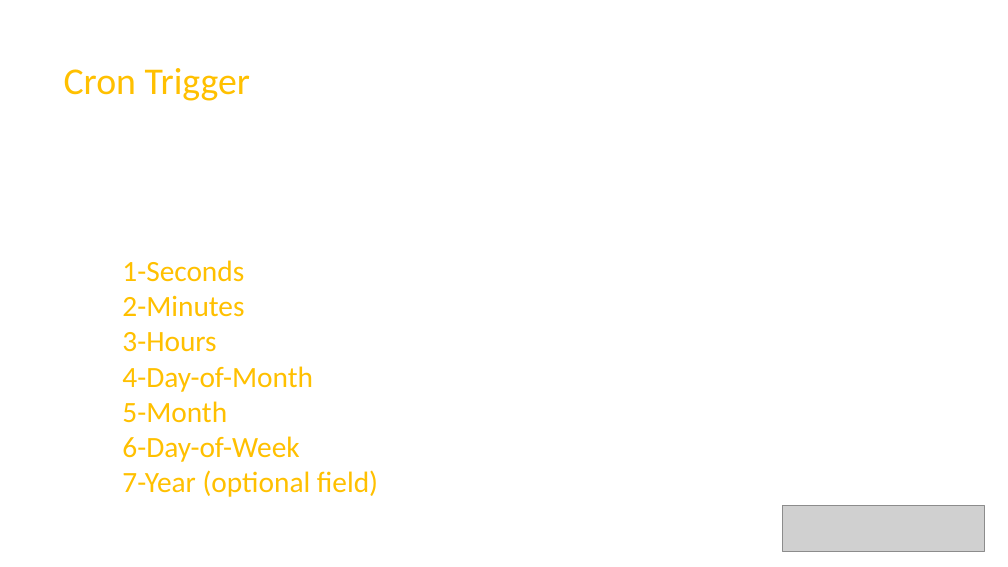
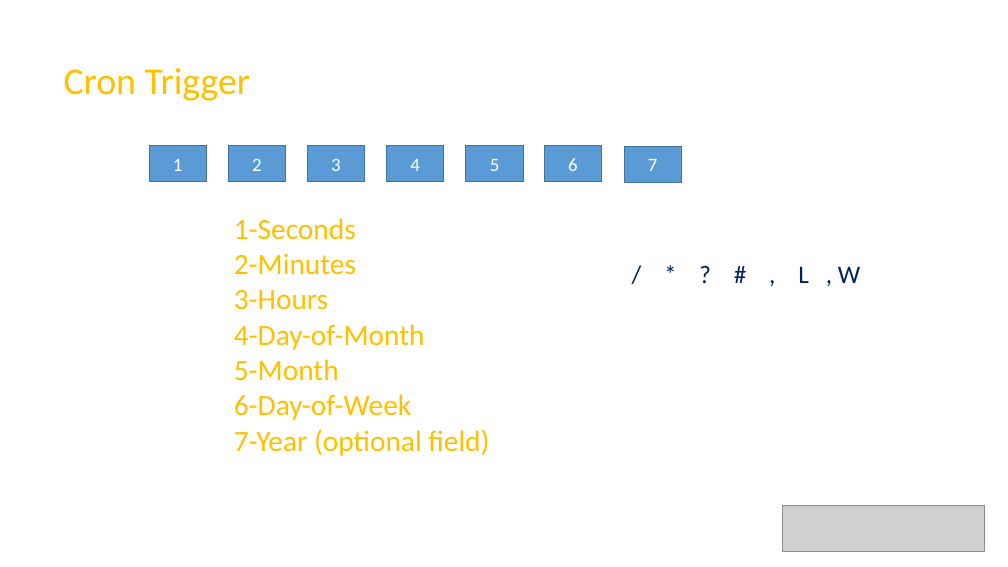
Before and after one commit to chrzha/quartzdemo, a slide deck: slide 11 of src/quartz.pptx. Drawn at 1008x567 pixels with LibreOffice and Linux fonts; fonts in the diff are those of the drawing; grey boxes stand for pictures. Boxes give left, top, right and bottom in pixels: in the first picture for what was removed or moved away, otherwise in the second. Text is boxed around its words. In the diff, an @@ line names an element or a change of style, - is before the commit and + after.

```diff
--- a/src/quartz.pptx
+++ b/src/quartz.pptx
@@ rectangle added at <box>149,146,206,182</box>, fill #5B9BD5, outline #43739E 1 pt, 18 pt, text #FFFFFF @@
+1
@@ rectangle added at <box>228,146,286,182</box>, fill #5B9BD5, outline #43739E 1 pt, 18 pt, text #FFFFFF @@
+2
@@ rectangle added at <box>307,146,364,182</box>, fill #5B9BD5, outline #43739E 1 pt, 18 pt, text #FFFFFF @@
+3
@@ rectangle added at <box>386,146,444,182</box>, fill #5B9BD5, outline #43739E 1 pt, 18 pt, text #FFFFFF @@
+4
@@ rectangle added at <box>466,146,523,182</box>, fill #5B9BD5, outline #43739E 1 pt, 18 pt, text #FFFFFF @@
+5
@@ rectangle added at <box>544,146,602,182</box>, fill #5B9BD5, outline #43739E 1 pt, 18 pt, text #FFFFFF @@
+6
@@ rectangle added at <box>625,146,682,182</box>, fill #5B9BD5, outline #43739E 1 pt, 18 pt, text #FFFFFF @@
+7
@@ text "1-Seconds": place and size @@
-text "1-Seconds" at <box>122,260,378,497</box>
+text "1-Seconds" at <box>234,218,489,456</box>
@@ text added at <box>798,266,860,283</box>, 24 pt, text #002060 @@
+/ * ? # , L , W
```
Also in this commit, not shown: 7 other slides changed, 3 slides added, 1 slide removed, 5 other files.
